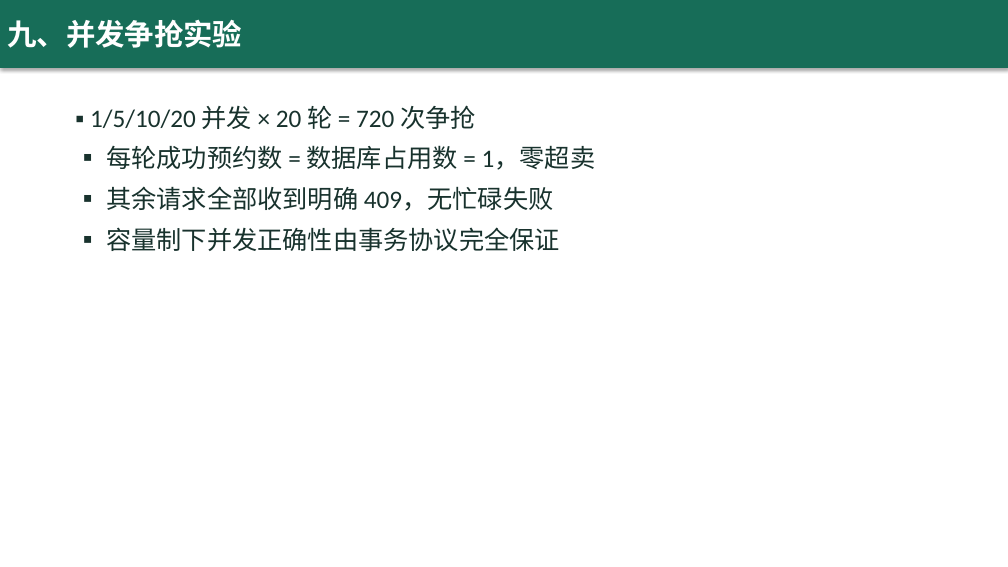
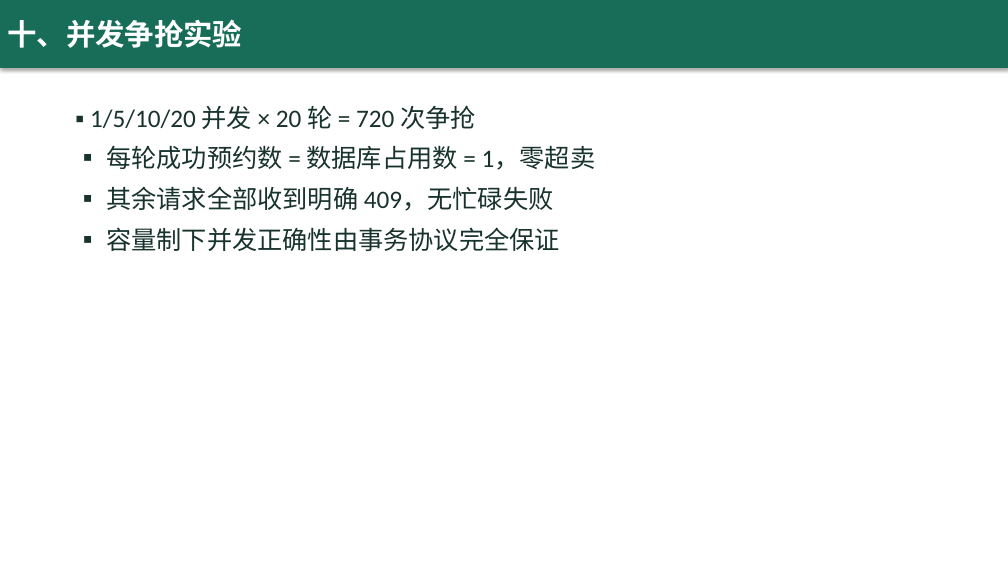
Before and after one commit to yq6666-66/lab-booking-system, a slide deck: slide 11 of docs/thesis/答辩演示.pptx (slide 10 before the commit). Drawn at 1008x567 pixels with LibreOffice and Linux fonts; fonts in the diff are those of the drawing. Boxes give left, top, right and bottom in pixels: in the first picture for what was removed or moved away, otherwise in the second. Text is boxed around its words. In the diff, an @@ line names an element or a change of style, - is before the commit and + after.

```diff
--- a/docs/thesis/答辩演示.pptx
+++ b/docs/thesis/答辩演示.pptx
@@ text in rectangle at (7, 19, 242, 48): text changed @@
-九、并发争抢实验
+十、并发争抢实验
```
Also in this commit, not shown: 7 other slides changed, 1 slide added, 7 other files.
